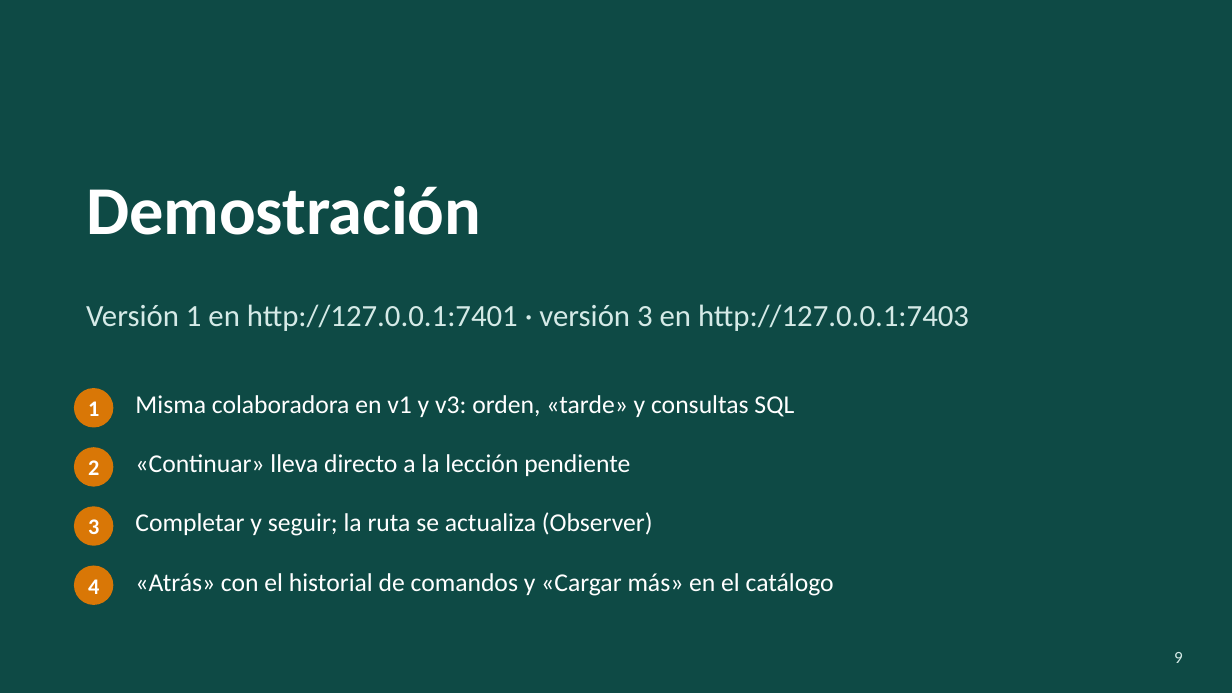
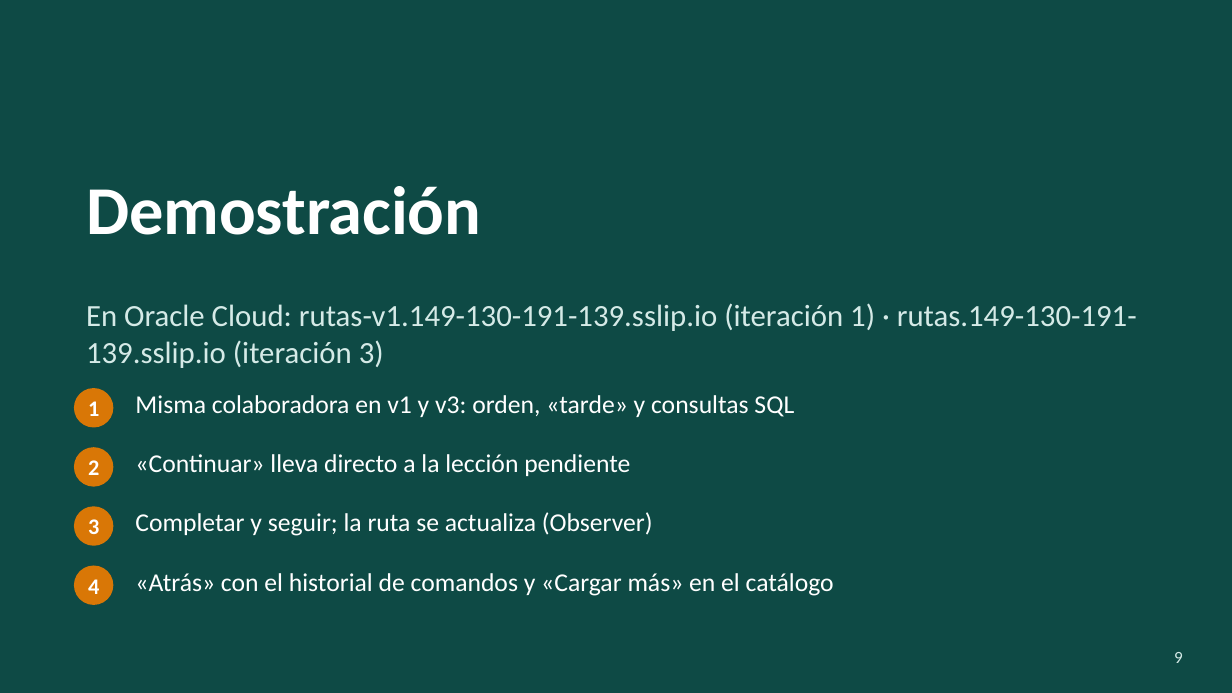
Before and after one commit to augustocco/aulanube-rutas, a slide deck: slide 9 of docs/presentacion/Presentacion-AulaNube-Rutas.pptx. Drawn at 1232x693 pixels with LibreOffice and Linux fonts; fonts in the diff are those of the drawing. Boxes give left, top, right and bottom in pixels: in the first picture for what was removed or moved away, otherwise in the second. Text is boxed around its words. In the diff, an @@ line names an element or a change of style, - is before the commit and + after.

```diff
--- a/docs/presentacion/Presentacion-AulaNube-Rutas.pptx
+++ b/docs/presentacion/Presentacion-AulaNube-Rutas.pptx
@@ text at [86,303,1137,368]: text changed @@
-Versión 1 en http://127.0.0.1:7401 · versión 3 en http://127.0.0.1:7403
+En Oracle Cloud: rutas-v1.149-130-191-139.sslip.io (iteración 1) · rutas.149-130-191-139.sslip.io (iteración 3)
```
Also in this commit, not shown: 9 other files.
